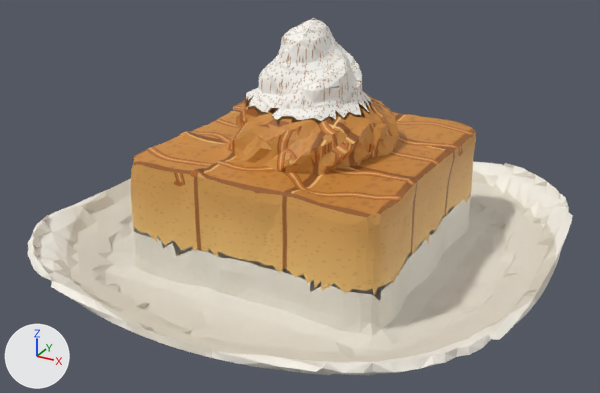
Before and after pictures for a commit that changed the glTF model docs/04_ART/models/HoneyBread.gltf.
The view is the same before and after, from a camera (50 mm lens) standing at (3.73, -7.01, 4.13) and looking at (0.01, -0.25, 0.74). Arrows for +X, +Y and +Z are at lower left; the lights stay in place. The older version comes first. Vertices at exactly the same position are counted once.

In view in the first picture: 'Bread', 'Cream', 'Plate'.
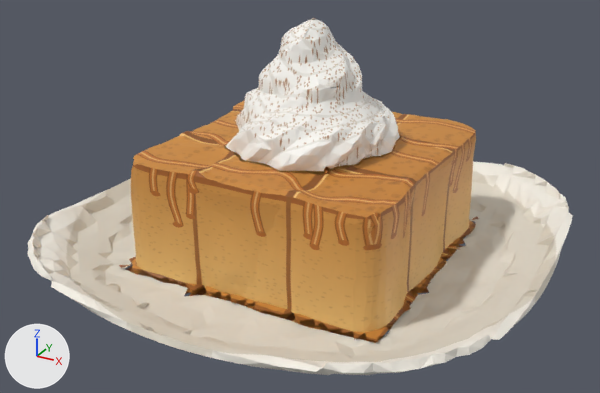
Boxes (x1, y1, x2, y2) around the edits, measured in the pictures (600 x 393 px):
'Bread', reshaped (19% taller): before (131, 92, 476, 296); after (119, 100, 479, 343)
part 1 of me_bread, reshaped: before (133, 193, 471, 296); after (119, 161, 479, 343)
part 2 of me_bread, reshaped: before (209, 92, 411, 180); after (209, 133, 411, 180)
part 3 of me_bread, surface changed: (131, 100, 476, 293) in both
part 4 of me_cream, reshaped: before (246, 93, 371, 121); after (226, 92, 400, 171)
part 5 of me_cream, surface changed: (247, 18, 372, 119) in both
part 6 of me_plate, reshaped: before (105, 194, 491, 350); after (105, 215, 491, 350)

The edits, one by one:
me_bread is used by ob_bread; location (0.0, 0.0, 0.0).
me_bread had 1792 vertices, 3384 faces and spanned x -1.38..1.38, y -1.38..1.38, z 0.45..1.73.
me_bread now has 2726 vertices, 5125 faces and spans x -1.47..1.48, y -1.48..1.47, z 0.0..1.31.
me_bread part 1: 43 vertices removed from x -1.38..1.38, y -1.38..1.38, z 0.46..0.5; 1362 vertices added at x -1.47..1.48, y -1.48..1.47, z 0.0..0.48.
me_bread part 2: 400 vertices removed from x -0.77..0.87, y -0.93..0.84, z 1.28..1.73; 15 vertices added at x -0.66..0.85, y -0.93..0.6, z 1.27..1.31.
me_bread part 3: 2365 kept faces spanning x -1.38..1.38, y -1.38..1.38, z 0.45..1.31 get new texture (UV) coordinates.
me_cream is used by ob_cream; location (0.0, 0.0, 0.0).
me_cream had 380 vertices, 692 faces and spanned x -0.658..0.649, y -0.712..0.679, z 1.677..2.5.
me_cream now has 763 vertices, 1471 faces and spans x -0.775..0.869, y -0.917..0.841, z 1.281..2.5.
me_cream part 4: 33 vertices removed from x -0.658..0.649, y -0.712..0.679, z 1.677..1.7; 416 vertices added at x -0.775..0.869, y -0.917..0.841, z 1.281..1.695.
me_cream part 5: 617 kept faces spanning x -0.636..0.61, y -0.711..0.646, z 1.687..2.5 get new texture (UV) coordinates.
me_plate is used by ob_plate; location (0.0, 0.0, 0.0).
me_plate had 1606 vertices, 3863 faces and spanned x -2.49..2.49, y -2.5..2.49, z 0.01..0.56.
me_plate now has 1148 vertices, 2859 faces and spans x -2.49..2.49, y -2.5..2.49, z 0.06..0.5.
me_plate part 6: 526 vertices removed from x -1.39..1.39, y -1.39..1.39, z 0.01..0.56; 68 vertices added at x -1.42..1.42, y -1.43..1.42, z 0.06..0.11.
